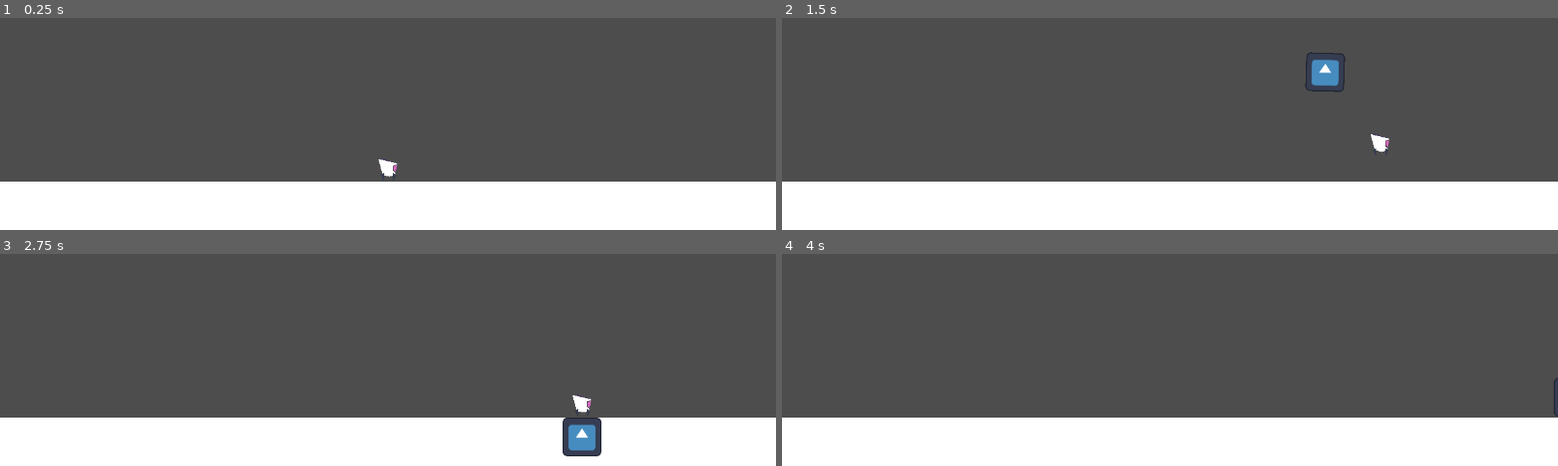
Above: before the commit, frames 1-4 (two rows, left to right).
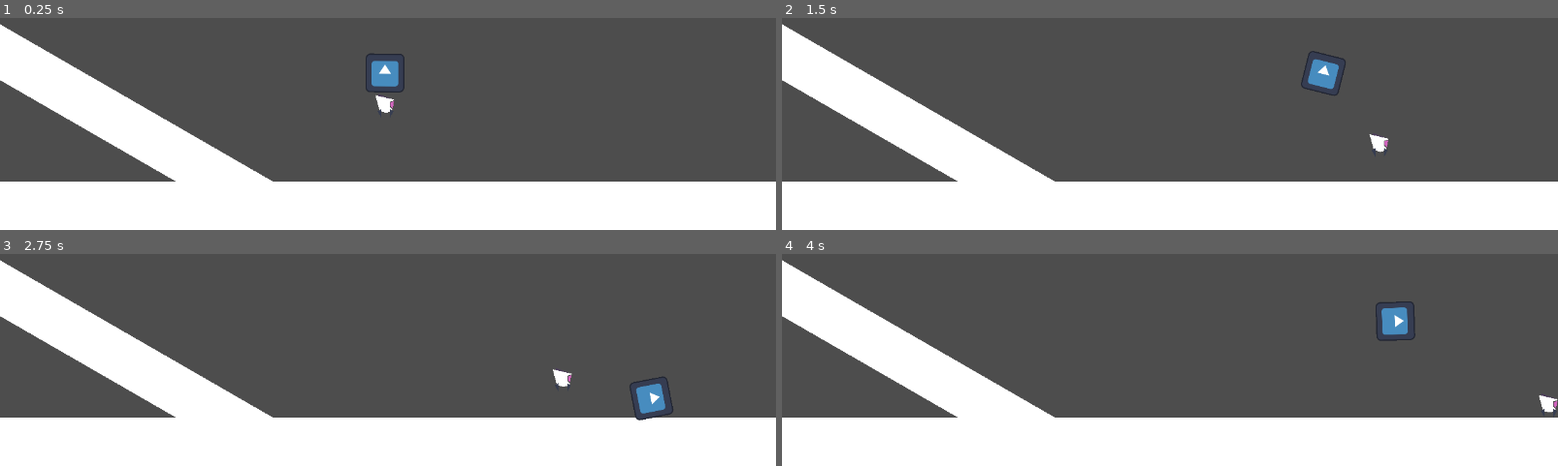
Above: after the commit, the same moments.

Repository: SnappyDragon64/Volleyball
Game: Godot game, scene res://game/game/sandbox.tscn
Two runs of this game, one before a commit and one after it. Both use one fixed random seed, a clock stepped at 60 frames per second and the inputs below. The engine's default icon, where the game draws it, is replaced by a stand-in: a white triangle on a blue panel in a dark square.
Inputs (mouse positions are in pixels of both pictures, inside the frame that each line leads up to):
- Up to frame 1 (0.25 s): no input
- Up to frame 2 (1.5 s): tap Enter at 0.5 s; move the mouse to (outside the picture) at 0.52 s; hold Right (move_right) from 0.53 s (still down); tap Z (grab) at 0.6 s; click (outside the picture) at 0.67 s; tap Space (jump) at 0.77, 1.07 s; right-click (outside the picture) at 0.8 s; move the mouse to (1014, 34) at 1.27 s; right-click (1014, 34) at 1.35 s
- Up to frame 3 (2.75 s): tap Space (jump) at 1.52, 1.82, 2.3 s; click (232, 270) at 1.55 s; move the mouse to (outside the picture) at 2.02 s; release Right (move_right) at 2.03 s; hold Left (move_left) from 2.03 s (still down); click (outside the picture) at 2.1 s
- Up to frame 4 (4 s): move the mouse to (1131, 334) at 2.77 s; release Left (move_left) at 2.78 s; hold Right (move_right) from 2.78 s (still down); tap Space (jump) at 2.85, 3.02, 3.32, 3.77 s; click (1131, 334) at 2.92 s; tap Z (grab) at 3.05, 3.6 s; move the mouse to (1402, 313) at 3.52 s; click (1402, 313) at 3.67 s; right-click (1402, 313) at 3.8 s

The runs differ from the first frame. In frame 1, 8.5% of the frame differs, in the area x 0-53%, y 2-78%; in frame 2, 8.1%; in frame 3, 9.4%, in the area x 0-87%, y 2-96%; in frame 4, 8.4%.

Commit message:
Fixed issues with rolling

Diff:
--- a/game/core/signals.gd
+++ b/game/core/signals.gd
@@ -5,7 +5,7 @@
 signal recall_head(player_global_position: Vector2)
 
 #HEAD
-signal initiate_rolling()
+signal initiate_rolling(head_rotation: float)
 
 # EVENT
 signal event(id: int)
--- a/game/entity/player/head.gd
+++ b/game/entity/player/head.gd
@@ -2,6 +2,11 @@
 
 
 const RECALL_IMPULSE := 8000.0
+const ROLL_TORQUE_IMPULSE_MULTIPLIER := 10.0
+const ROLL_IMPULSE_MULTIPLIER := 1.0
+
+var roll_flag := false
+var roll_direction := 0.0
 
 
 func _ready():
@@ -19,23 +24,19 @@
 	var recall_magnitude = recall_direction.x * RECALL_IMPULSE
 	apply_torque_impulse(recall_magnitude)
 
+
 func _physics_process(delta: float) -> void:
-	if abs(linear_velocity) < Vector2(10, 10):
-		#print("stationary")
-		set_collision_layer_value(5, true)
-		set_collision_layer_value(4, false)
-	else:
-		#print("moving")
-		set_collision_layer_value(5, false)
-		set_collision_layer_value(4, true)
+	if roll_flag:
+		apply_torque_impulse(ROLL_TORQUE_IMPULSE_MULTIPLIER * roll_direction)
+		apply_central_impulse(Vector2(ROLL_IMPULSE_MULTIPLIER * roll_direction, 0))
+		roll_flag = false
 
-	$Node.rotation = -rotation
+	$RotationPivot.rotation = -rotation
 
 
 func _on_enter_rolling_body_entered(body: Node2D) -> void:
+	var is_on_floor = $RotationPivot/FloorCast.is_colliding()
 
-	var is_on_floor = $Node/FloorCast.is_colliding()
-
-	if body.is_in_group(Groups.PLAYER) and is_on_floor:
-		Signals.initiate_rolling.emit(global_position)
+	if body.is_in_group(Groups.PLAYER) and body.get_velocity().y <= 0 and is_on_floor:
+		Signals.initiate_rolling.emit(rotation)
 		queue_free()
--- a/game/entity/player/head.tscn
+++ b/game/entity/player/head.tscn
@@ -6,8 +6,8 @@
 [sub_resource type="CircleShape2D" id="CircleShape2D_qxnpo"]
 radius = 32.0
 
-[sub_resource type="RectangleShape2D" id="RectangleShape2D_f8hvy"]
-size = Vector2(64, 26)
+[sub_resource type="CircleShape2D" id="CircleShape2D_cxowc"]
+radius = 4.0
 
 [node name="Head" type="RigidBody2D"]
 collision_layer = 16
@@ -23,17 +23,17 @@
 scale = Vector2(0.5, 0.5)
 texture = ExtResource("1_x5vyb")
 
-[node name="Node" type="Node2D" parent="."]
+[node name="RotationPivot" type="Node2D" parent="."]
 
-[node name="EnterRolling" type="Area2D" parent="Node"]
+[node name="RollArea" type="Area2D" parent="RotationPivot"]
 collision_mask = 2
 
-[node name="CollisionShape2D" type="CollisionShape2D" parent="Node/EnterRolling"]
+[node name="CollisionShape2D" type="CollisionShape2D" parent="RotationPivot/RollArea"]
 position = Vector2(0, -31)
-shape = SubResource("RectangleShape2D_f8hvy")
+shape = SubResource("CircleShape2D_cxowc")
 
-[node name="FloorCast" type="RayCast2D" parent="Node"]
+[node name="FloorCast" type="RayCast2D" parent="RotationPivot"]
 target_position = Vector2(0, 35)
 
-[connection signal="body_entered" from="Node/EnterRolling" to="." method="_on_enter_rolling_body_entered"]
-[connection signal="body_entered" from="Node/EnterRolling" to="." method="_on_area_2d_body_entered"]
+[connection signal="body_entered" from="RotationPivot/RollArea" to="." method="_on_area_2d_body_entered"]
+[connection signal="body_entered" from="RotationPivot/RollArea" to="." method="_on_enter_rolling_body_entered"]
--- a/game/entity/player/player.gd
+++ b/game/entity/player/player.gd
@@ -5,6 +5,7 @@
 const DEFAULT_SPEED_MULTIPLIER := 1.0
 const HEADLESS_SPEED_MULTIPLIER := 2.0
 const ROLLING_SPEED_MULTIPLIER := 1.5
+const ANGULAR_VELOCITY := 9.375
 const JUMP_VELOCITY := -400.0
 const THROW_IMPULSE := 500.0
 
@@ -37,22 +38,20 @@
 	match new_state:
 		State.DEFAULT:
 			add_to_group(Groups.HAS_WEIGHT)
-			$HeadCollider.position = Vector2(0, -74)
-			$Model/HeadModel.position = Vector2(0, -74)
-			$HeadCollider.set_disabled(false)
+			$HeadCollider.set_deferred("disabled", false)
 			$Model/HeadModel.set_visible(true)
 		State.HEADLESS:
 			remove_from_group(Groups.HAS_WEIGHT)
-			$HeadCollider.set_disabled(true)
+			$HeadCollider.set_deferred("disabled", true)
 			$Model/HeadModel.set_visible(false)
+			$RollingHeadCollider.set_deferred("disabled", true)
+			$Model/RollingHeadModel.set_visible(false)
 		State.ITEM:
 			add_to_group(Groups.HAS_WEIGHT)
 		State.ROLLING:
 			add_to_group(Groups.HAS_WEIGHT)
-			$HeadCollider.position = Vector2(0, 32)
-			$Model/HeadModel.position = Vector2(0, 32)
-			$HeadCollider.set_disabled(false)
-			$Model/HeadModel.set_visible(true)
+			$RollingHeadCollider.set_deferred("disabled", false)
+			$Model/RollingHeadModel.set_visible(true)
 
 	current_state = new_state
 
@@ -93,8 +92,8 @@
 
 func _rolling_physics_process(delta: float):
 	apply_gravity(delta)
-	enable_movement(ROLLING_SPEED_MULTIPLIER)
-	enable_jump()
+	enable_rolling(delta)
+	enable_dismount()
 	move_and_slide()
 
 
@@ -112,11 +111,45 @@
 		velocity.x = move_toward(velocity.x, 0, SPEED)
 
 
+
+func enable_rolling(delta: float) -> float:
+	var direction = Input.get_axis("move_left", "move_right")
+
+	if direction:
+		velocity.x = direction * SPEED * ROLLING_SPEED_MULTIPLIER
+		var current_rotation = $Model/RollingHeadModel.get_rotation()
+		var new_rotation = current_rotation + direction * ANGULAR_VELOCITY * delta
+		$Model/RollingHeadModel.set_rotation(new_rotation)
+	else:
+		velocity.x = move_toward(velocity.x, 0, SPEED)
+
+	return direction
+
+
 func enable_jump():
 	if Input.is_action_just_pressed("jump") and is_on_floor():
 		velocity.y = JUMP_VELOCITY
-		#if current_state == State.ROLLING:
-			#change_state(State.HEADLESS)
+
+
+func enable_dismount():
+	if Input.is_action_just_pressed("jump"):
+
+		velocity.y = JUMP_VELOCITY
+
+		change_state(State.HEADLESS)
+
+		set_position(get_position() + Vector2(0, 2))
+
+		var head_instance: RigidBody2D = head_scene.instantiate()
+		var head_global_position = get_global_position() + Vector2(0, 32)
+		head_instance.set_global_position(head_global_position)
+
+		var head_rotation = $Model/RollingHeadModel.get_rotation()
+		head_instance.set_rotation(head_rotation)
+		head_instance.roll_flag = true
+		head_instance.roll_direction = velocity.x
+
+		call_deferred("add_sibling", head_instance)
 
 
 func enable_yeet():
@@ -149,16 +182,16 @@
 		var crosshair_origin_global_position = $CrosshairOrigin.get_global_position()
 		head_instance.set_global_position(crosshair_origin_global_position)
 
-		direction_vector = direction_vector.normalized() * 500
+		direction_vector = direction_vector.normalized() * THROW_IMPULSE
 		head_instance.apply_central_impulse(direction_vector)
 		# TODO: Add player's velocity to the head?
 
-		add_sibling(head_instance)
+		call_deferred("add_sibling", head_instance)
 
 
 func enable_recall():
 	if Input.is_action_just_pressed("recall") and can_recall:
-		Signals.recall_head.emit(get_global_position())
+		Signals.recall_head.emit(global_position)
 		$Timers/RecallCooldown.start()
 		can_recall = false
 
@@ -172,8 +205,10 @@
 				change_state(State.DEFAULT)
 
 
-func _on_initiate_rolling(head_position):
+func _on_initiate_rolling(head_rotation: float):
 	change_state(State.ROLLING)
+	$Model/RollingHeadModel.set_rotation(head_rotation)
+
 
 func _on_recall_cooldown_timeout():
 	can_recall = true
--- a/game/entity/player/player.tscn
+++ b/game/entity/player/player.tscn
@@ -1,16 +1,17 @@
-[gd_scene load_steps=7 format=3 uid="uid://pmhw162ba0le"]
+[gd_scene load_steps=8 format=3 uid="uid://pmhw162ba0le"]
 
 [ext_resource type="Script" path="res://game/entity/player/player.gd" id="1_ho5xm"]
 [ext_resource type="Texture2D" uid="uid://rjm03i05u1tf" path="res://icon.svg" id="1_yxgw6"]
 [ext_resource type="PackedScene" uid="uid://ddno4gmco4kp3" path="res://game/entity/player/player_model.tscn" id="2_fcqle"]
 
-[sub_resource type="CapsuleShape2D" id="CapsuleShape2D_twx8h"]
+[sub_resource type="CircleShape2D" id="CircleShape2D_5v76x"]
 radius = 21.0
-height = 42.0
 
-[sub_resource type="CapsuleShape2D" id="CapsuleShape2D_j8rw0"]
+[sub_resource type="CircleShape2D" id="CircleShape2D_fwqix"]
 radius = 32.0
-height = 64.0
+
+[sub_resource type="CircleShape2D" id="CircleShape2D_clstm"]
+radius = 32.0
 
 [sub_resource type="CircleShape2D" id="CircleShape2D_fkdut"]
 radius = 48.0
@@ -22,11 +23,16 @@
 
 [node name="PlayerCollider" type="CollisionShape2D" parent="."]
 position = Vector2(0, -21)
-shape = SubResource("CapsuleShape2D_twx8h")
+shape = SubResource("CircleShape2D_5v76x")
 
 [node name="HeadCollider" type="CollisionShape2D" parent="."]
 position = Vector2(0, -74)
-shape = SubResource("CapsuleShape2D_j8rw0")
+shape = SubResource("CircleShape2D_fwqix")
+
+[node name="RollingHeadCollider" type="CollisionShape2D" parent="."]
+position = Vector2(0, 32)
+shape = SubResource("CircleShape2D_clstm")
+disabled = true
 
 [node name="InteractionArea" type="Area2D" parent="."]
 position = Vector2(0, -21)
@@ -43,8 +49,14 @@
 scale = Vector2(1.2, 1.2)
 
 [node name="HeadModel" type="Sprite2D" parent="Model"]
+position = Vector2(0, -74)
+rotation = 0.00456835
+scale = Vector2(0.5, 0.5)
+texture = ExtResource("1_yxgw6")
+
+[node name="RollingHeadModel" type="Sprite2D" parent="Model"]
 visible = false
-position = Vector2(0, -74)
+position = Vector2(0, 32)
 rotation = 0.00456835
 scale = Vector2(0.5, 0.5)
 texture = ExtResource("1_yxgw6")
--- a/game/game/sandbox.tscn
+++ b/game/game/sandbox.tscn
@@ -16,5 +16,18 @@
 [node name="Polygon2D" type="Polygon2D" parent="StaticBody2D"]
 polygon = PackedVector2Array(0, 640, 0, 720, 1280, 720, 1280, 640)
 
+[node name="StaticBody2D2" type="StaticBody2D" parent="."]
+position = Vector2(760, 261)
+rotation = 0.523599
+metadata/_edit_group_ = true
+
+[node name="CollisionShape2D" type="CollisionShape2D" parent="StaticBody2D2"]
+position = Vector2(-289, 523)
+shape = SubResource("RectangleShape2D_04xbg")
+
+[node name="Polygon2D" type="Polygon2D" parent="StaticBody2D2"]
+position = Vector2(-929, -157)
+polygon = PackedVector2Array(0, 640, 0, 720, 1280, 720, 1280, 640)
+
 [node name="Player" parent="." instance=ExtResource("1_uaqf8")]
-position = Vector2(640, 640)
+position = Vector2(635, 506)
--- a/project.godot
+++ b/project.godot
@@ -94,5 +94,4 @@
 2d_physics/layer_1="Terrain"
 2d_physics/layer_2="Player"
 2d_physics/layer_3="Head"
-2d_physics/layer_4="Moving Props"
-2d_physics/layer_5="Stationary Props"
+2d_physics/layer_4="Props"
